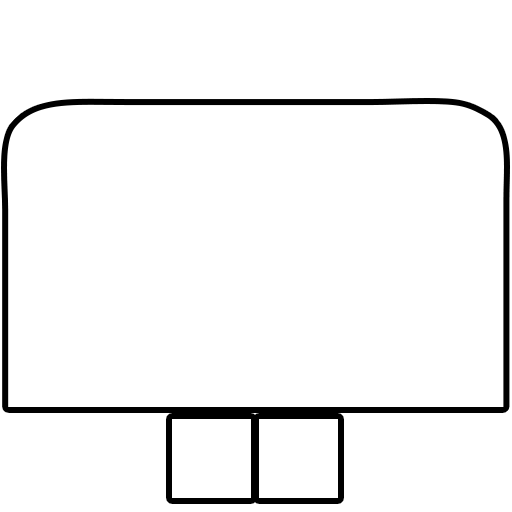
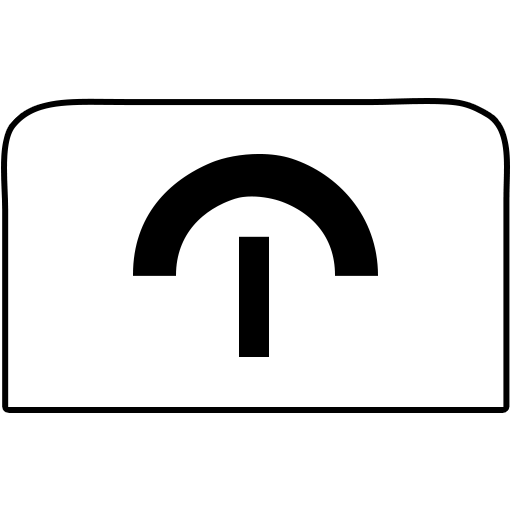
Layered file, before and after one edit (512px x 512px). Changes by layer:
showed "Metal Extractor" over [133, 154, 378, 357]
hid "T2" (1st of 7, in "Structure" › "Tiers") over [251, 419, 259, 498]
